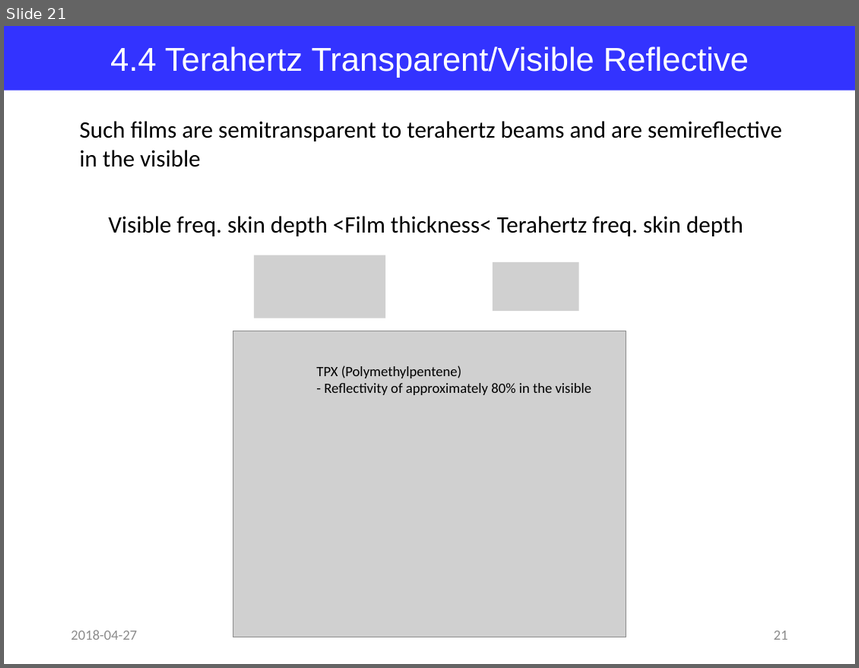
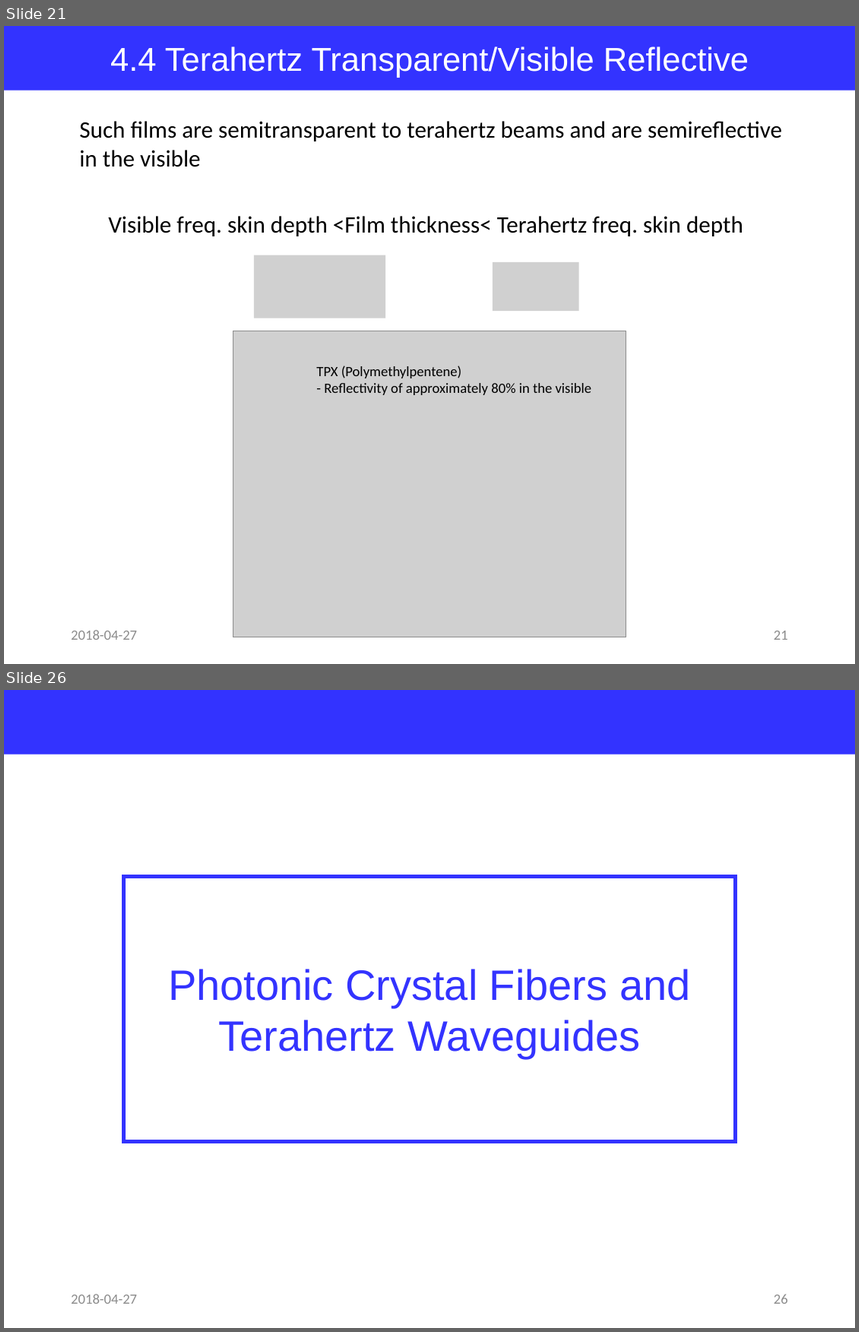
Before and after one commit to jglee96/NBTP_Lab, a slide deck: Terahertz Metrology/Ch8/Terahertz Metrology_Ch8.pptx. Shown one above the other, each under a label of ours: slide 21 before the commit, slides 21 and 26 after it; the slides between them are not shown. The pictures are 859x668 and 859x1332 pixels, drawn with LibreOffice and Linux fonts; fonts in the diff are those of the drawing; grey boxes stand for pictures. Boxes give left, top, right and bottom in pixels: in the first picture for what was removed or moved away, otherwise in the second. Text is boxed around its words. In the diff, an @@ line names an element or a change of style, - is before the commit and + after.

```diff
--- a/Terahertz Metrology/Ch8/Terahertz Metrology_Ch8.pptx
+++ b/Terahertz Metrology/Ch8/Terahertz Metrology_Ch8.pptx
@@ slide 26 added at [4,690,855,1328], background #FFFFFF @@
@@ rectangle added at [4,690,855,755], fill #3333FF @@
@@ rectangle added at [124,876,736,1142], outline #3333FF 3 pt, 36 pt, text #3333FF @@
+Photonic Crystal Fibers and
+Terahertz Waveguides
@@ text added at [71,1294,137,1304], 12 pt, text #8C8C8C @@
+2018-04-27
@@ page number added at [774,1294,788,1304], 12 pt, text #8C8C8C @@
+26
```
Also in this commit, not shown: 22 slides changed, 3 other slides added, 1 other file.
